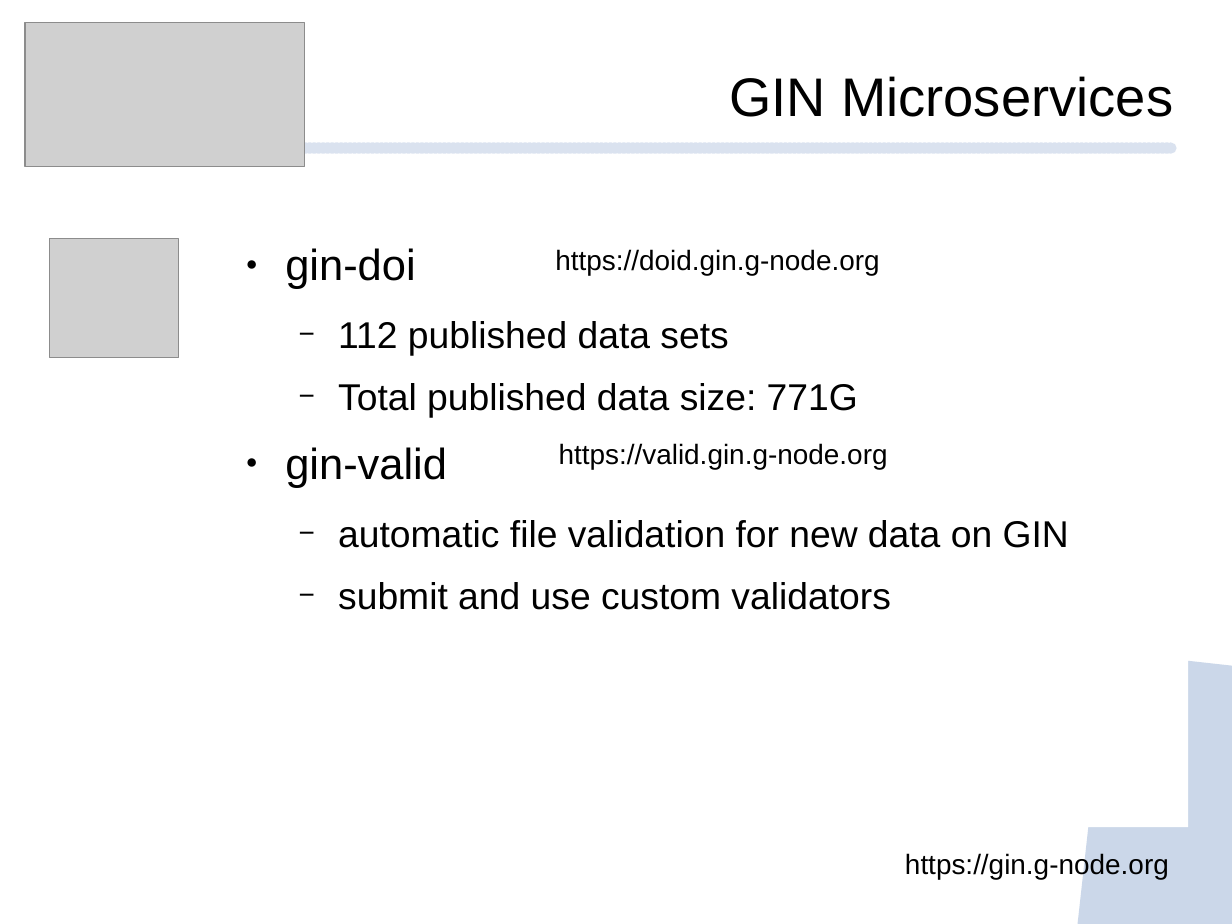
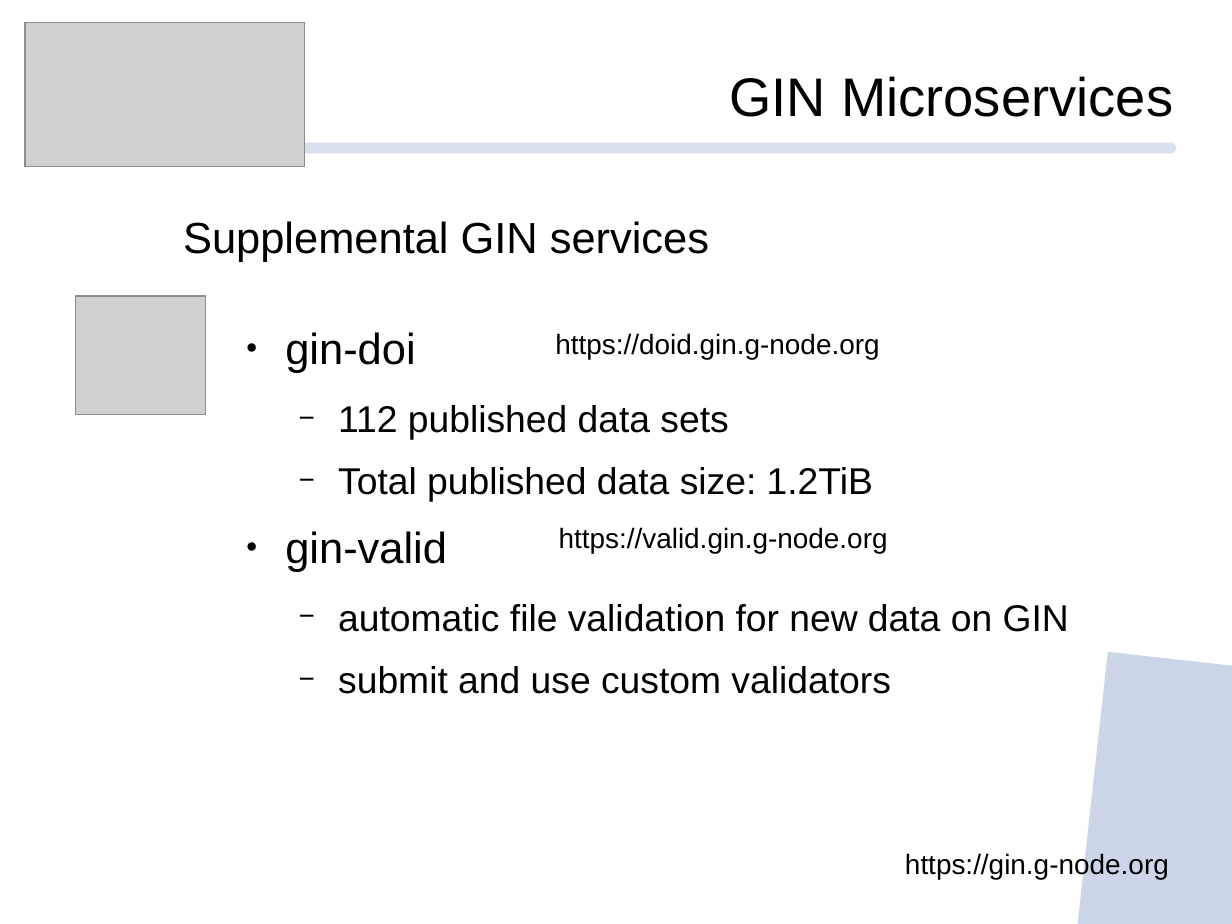
Before and after one commit to mpsonntag/prespost, a slide deck: slide 5 of 202009_BCCN_online/202009_BCCN_Online_conference.odp (slide 6 before the commit). Drawn at 1232x924 pixels with LibreOffice and Linux fonts; fonts in the diff are those of the drawing; grey boxes stand for pictures; background and template pictures are left out. Boxes give left, top, right and bottom in pixels: in the first picture for what was removed or moved away, otherwise in the second. Text is boxed around its words. In the diff, an @@ line names an element or a change of style, - is before the commit and + after.

```diff
--- a/202009_BCCN_online/202009_BCCN_Online_conference.odp
+++ b/202009_BCCN_online/202009_BCCN_Online_conference.odp
@@ text added at (183,221,709,262), 28 pt, text #000000 @@
+Supplemental GIN services
@@ picture: place and size @@
-picture at (49,239,179,358)
+picture at (76,296,206,415)
@@ text "gin-doi": place and size @@
-text "gin-doi" at (285,248,1069,610)
+text "gin-doi" at (285,332,1069,694)
@@ text "https://doid.gin.g-node.org": place and size @@
-text "https://doid.gin.g-node.org" at (555,249,879,275)
+text "https://doid.gin.g-node.org" at (555,333,879,359)
@@ text at (338,467,873,502): text changed @@
-  − Total published data size: 771G
+  − Total published data size: 1.2TiB
@@ text "https://valid.gin.g-node.org": place and size @@
-text "https://valid.gin.g-node.org" at (559,443,888,470)
+text "https://valid.gin.g-node.org" at (559,527,888,553)
```
Also in this commit, not shown: 9 other slides changed, 1 slide added, 3 slides removed.
